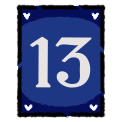
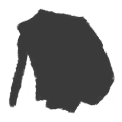
Before/after of a 122 × 122 layered artwork. What changed in the layer stack:
added group "armadilha" with 4 layers above "tornado na garrafa" over [8, 4, 116, 118]
added layer "Pintar camada 24" (1st of 2, in "armadilha") in group "armadilha" over [8, 4, 116, 118]
added layer "line" (1st of 6, in "armadilha") in group "armadilha" over [8, 4, 116, 118]
added layer "pitura" (1st of 7, in "armadilha") in group "armadilha" over [8, 4, 116, 118]
hid group "carta_13" (8 layers) over [8, 4, 116, 118]
painted on "carta_13_line" over [8, 4, 116, 118]
painted on "carta_13_pintura" over [8, 4, 116, 118]
painted on "carta_13_outline" over [8, 4, 116, 118]
